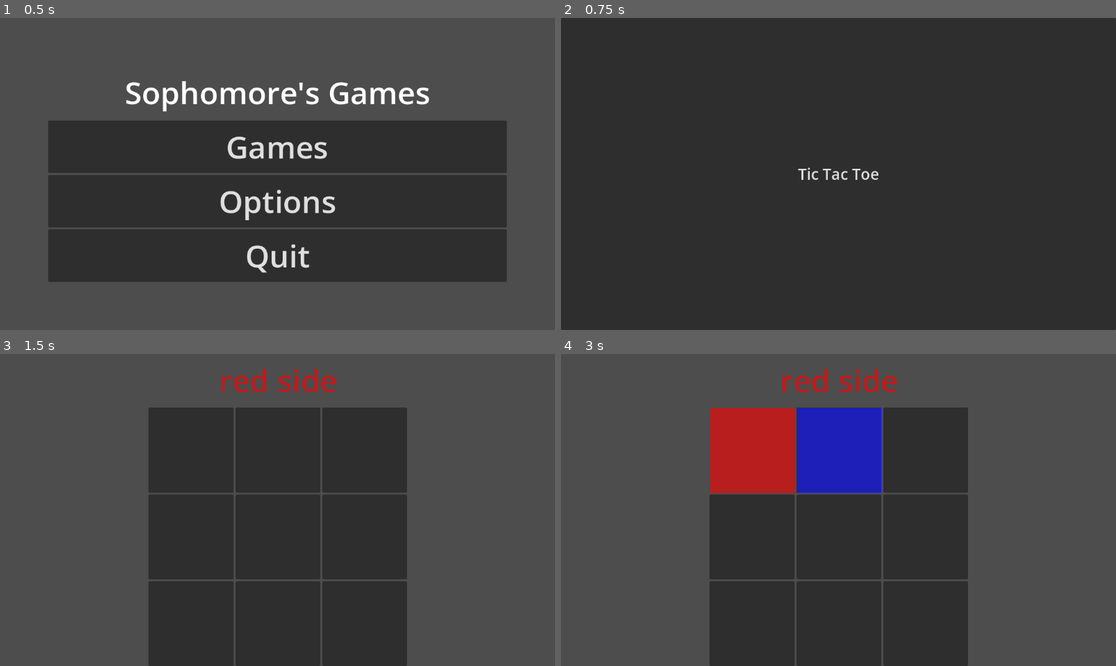
Above: before the commit, frames 1-4 (two rows, left to right).
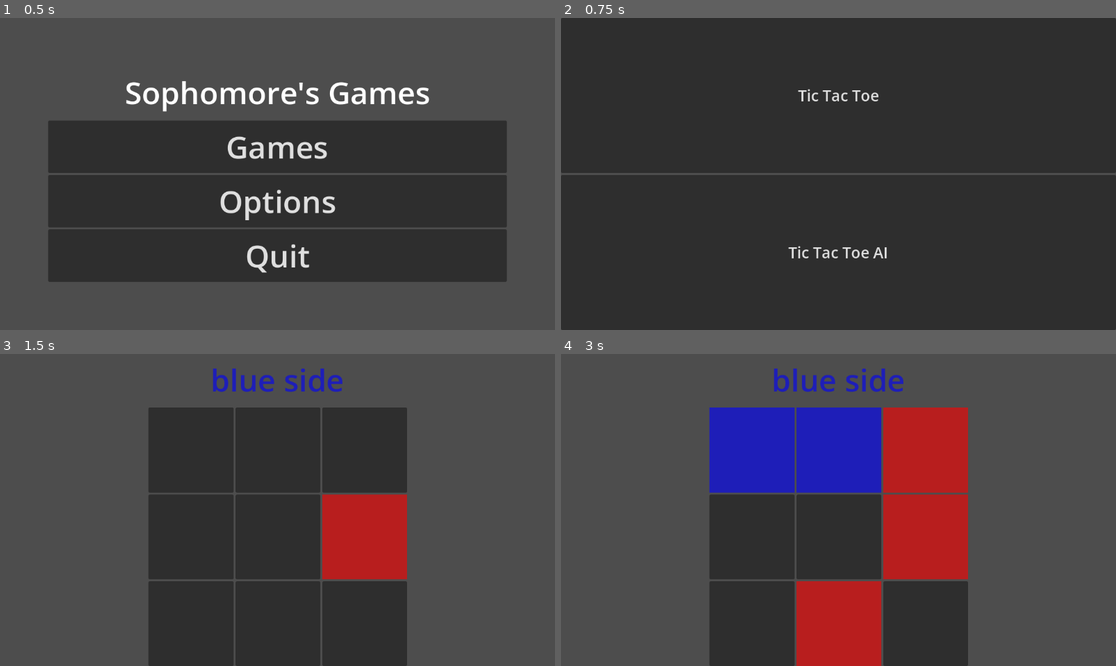
Above: after the commit, the same moments.

Repository: WSQS/godot-little-games
Game: Godot game, scene res://scene/main.tscn
Same seed, same stepped clock (60 frames per second), same inputs: the game is played once before the commit and once after it.
Inputs (mouse positions are in pixels of both pictures, inside the frame that each line leads up to):
- Up to frame 1 (0.5 s): no input
- Up to frame 2 (0.75 s): click "Games" at 0.5 s
- Up to frame 3 (1.5 s): click (277, 588) at 1.25 s, where only the run after the commit has a clickable "Tic Tac Toe AI"
- Up to frame 4 (3 s): click (749, 450) at 2 s; click (838, 450) at 2.77 s

Frame 1 is identical in both runs. In frame 2, 1.3% of the frame differs, in the area x 0-100%, y 22-78%; in frame 3, 5.2%; in frame 4, 18%, in the area x 26-74%, y 4-100%.

Commit message:
feat: add game of ai

Diff:
--- /dev/null
+++ b/games/tic-tac-toe ai/scene/main.tscn
@@ -0,0 +1,11 @@
+[gd_scene format=3 uid="uid://5io8n4ybv11h"]
+
+[ext_resource type="PackedScene" uid="uid://bqwwykyon1lbk" path="res://games/tic-tac-toe/scene/main.tscn" id="1_lfdmq"]
+[ext_resource type="Script" uid="uid://c7o6wbx41vqac" path="res://games/tic-tac-toe ai/script/ai.gd" id="2_mnhwn"]
+
+[node name="Main" unique_id=1397094361 instance=ExtResource("1_lfdmq")]
+
+[node name="ai" type="Node" parent="VBoxContainer/AspectRatioContainer/Board" parent_id_path=PackedInt32Array(602309187) index="0" unique_id=486405683]
+script = ExtResource("2_mnhwn")
+
+[connection signal="on_side" from="VBoxContainer/AspectRatioContainer/Board" to="VBoxContainer/AspectRatioContainer/Board/ai" method="_on_board_on_side"]
--- /dev/null
+++ b/games/tic-tac-toe ai/script/ai.gd
@@ -0,0 +1,26 @@
+extends Node
+
+
+# Called when the node enters the scene tree for the first time.
+func _ready() -> void:
+	pass # Replace with function body.
+
+
+# Called every frame. 'delta' is the elapsed time since the previous frame.
+func _process(delta: float) -> void:
+	pass
+
+
+func _on_board_on_side(current_side: GameEnum.BoardSide) -> void:
+	prints("_on_board_on_side",current_side)
+	if current_side == GameEnum.BoardSide.BLUE:
+		return
+	var cells: Array[Cell] = get_parent().get_cells()
+	var indexs: Array[int] = []
+	for i in range(len(cells)):
+		if cells[i].side == -1:
+			indexs.append(i)
+	if not indexs.is_empty():
+		prints("_on_board_on_side 1")
+		get_parent().process_cell_trugger(indexs.pick_random())
+	pass
--- a/games/tic-tac-toe/script/board.gd
+++ b/games/tic-tac-toe/script/board.gd
@@ -11,7 +11,6 @@
 
 # Called when the node enters the scene tree for the first time.
 func _ready() -> void:
-	emit_signal("on_side",side)
 	if cell is PackedScene and cell.can_instantiate():
 		for i in range(0,9):
 			var cell_node:Cell = cell.instantiate()
@@ -19,6 +18,7 @@
 			cell_node.cell_trigger.connect(process_cell_trugger)
 			add_child(cell_node)
 			cells.append(cell_node)
+	emit_signal("on_side",side)
 
 
 # Called every frame. 'delta' is the elapsed time since the previous frame.
@@ -55,3 +55,6 @@
 			full = false
 	if full:
 		emit_signal("on_finish",-1)
+
+func get_cells():
+	return cells
--- a/scene/game_list.tscn
+++ b/scene/game_list.tscn
@@ -3,6 +3,7 @@
 [ext_resource type="Theme" uid="uid://4fven878fx2l" path="res://theme/base_theme.tres" id="1_7t56i"]
 [ext_resource type="Script" uid="uid://ddrvxcn0a4ds1" path="res://script/game_button.gd" id="2_6d8vk"]
 [ext_resource type="PackedScene" uid="uid://bqwwykyon1lbk" path="res://games/tic-tac-toe/scene/main.tscn" id="3_tiopt"]
+[ext_resource type="PackedScene" uid="uid://5io8n4ybv11h" path="res://games/tic-tac-toe ai/scene/main.tscn" id="4_vayrg"]
 
 [node name="GameList" type="Control" unique_id=276993385]
 layout_mode = 3
@@ -13,6 +14,7 @@
 grow_vertical = 2
 size_flags_horizontal = 3
 size_flags_vertical = 3
+theme = ExtResource("1_7t56i")
 
 [node name="GridContainer" type="GridContainer" parent="." unique_id=395619415]
 layout_mode = 1
@@ -30,3 +32,11 @@
 text = "Tic Tac Toe"
 script = ExtResource("2_6d8vk")
 game_scene = ExtResource("3_tiopt")
+
+[node name="Game2" type="Button" parent="GridContainer" unique_id=428365079]
+layout_mode = 2
+size_flags_horizontal = 3
+size_flags_vertical = 3
+text = "Tic Tac Toe AI"
+script = ExtResource("2_6d8vk")
+game_scene = ExtResource("4_vayrg")
Not shown, added: games/tic-tac-toe ai/script/ai.gd.uid
